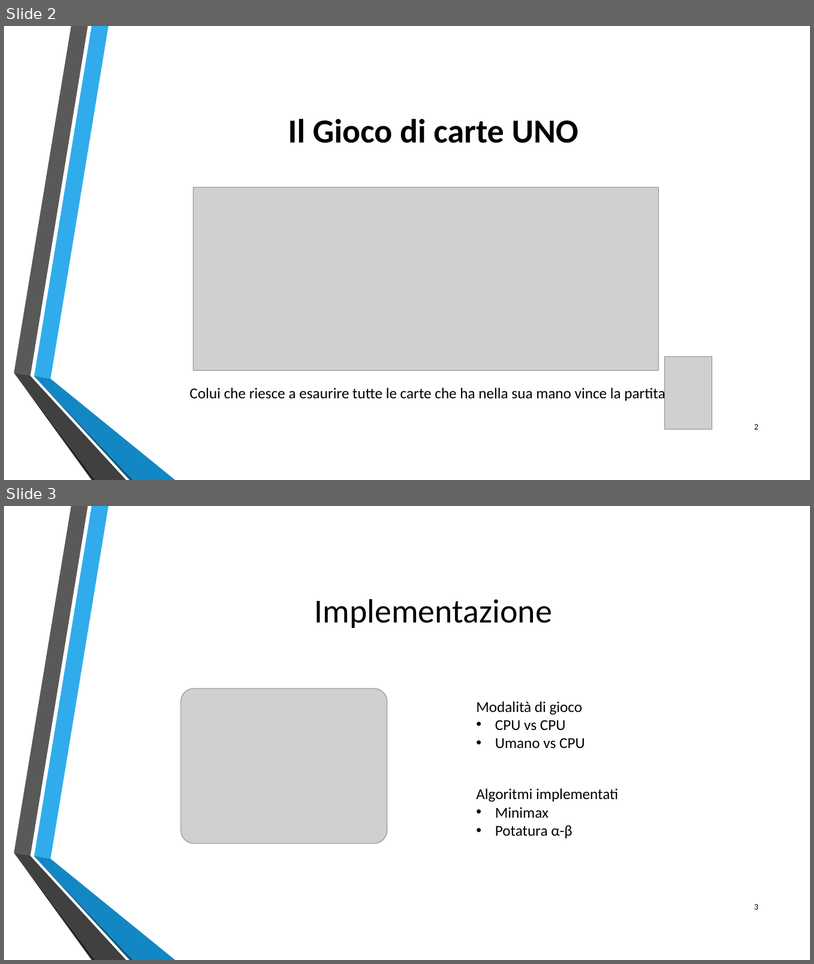
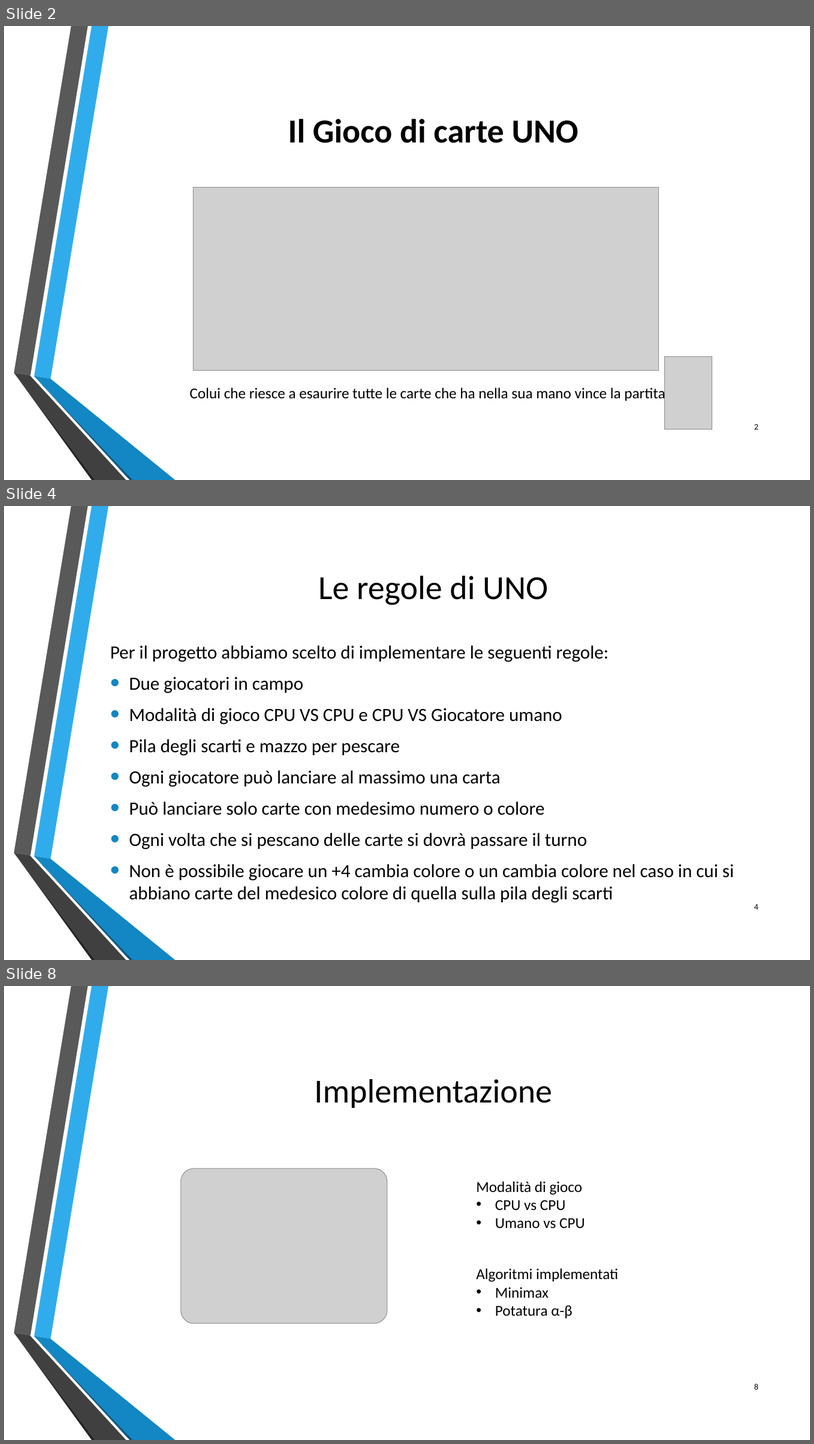
Before and after one commit to trueGek/artificial_intelligence, a slide deck: presentazione/Intelligenza Artificiale.pptx. Shown one above the other, each under a label of ours: slides 2 and 3 before the commit, slides 2, 4 and 8 after it; the slides between them are not shown. The pictures are 814x964 and 814x1444 pixels, drawn with LibreOffice and Linux fonts; fonts in the diff are those of the drawing; grey boxes stand for pictures; background and template pictures are left out. Boxes give left, top, right and bottom in pixels: in the first picture for what was removed or moved away, otherwise in the second. Text is boxed around its words. In the diff, an @@ line names an element or a change of style, - is before the commit and + after.

```diff
--- a/presentazione/Intelligenza Artificiale.pptx
+++ b/presentazione/Intelligenza Artificiale.pptx
@@ slide 4 added at <box>4,506,810,960</box>, background picture (left out); not listed: 6 template elements that a slide beside it also shows @@
@@ title added at <box>318,576,548,605</box>, 40 pt, text #000000 @@
+Le regole di UNO
@@ text added at <box>110,645,734,903</box>, 22.2 pt, text #000000 @@
+Per il progetto abbiamo scelto di implementare le seguenti regole:
+• Due giocatori in campo
+• Modalità di gioco CPU VS CPU e CPU VS Giocatore umano
+• Pila degli scarti e mazzo per pescare
+• Ogni giocatore può lanciare al massimo una carta
+• Può lanciare solo carte con medesimo numero o colore
+• Ogni volta che si pescano delle carte si dovrà passare il turno
+• Non è possibile giocare un +4 cambia colore o un cambia colore nel caso in cui si abbiano carte del medesico colore di quella sulla pila degli scarti
@@ page number added at <box>755,904,759,909</box>, 10 pt, text #000000 @@
+4
@@ what was slide 3 is now slide 8 @@
@@ page number at <box>755,1383,759,1389</box>: text changed @@
-3
+8
```
Also in this commit, not shown: 4 other slides added, 1 slide removed.
